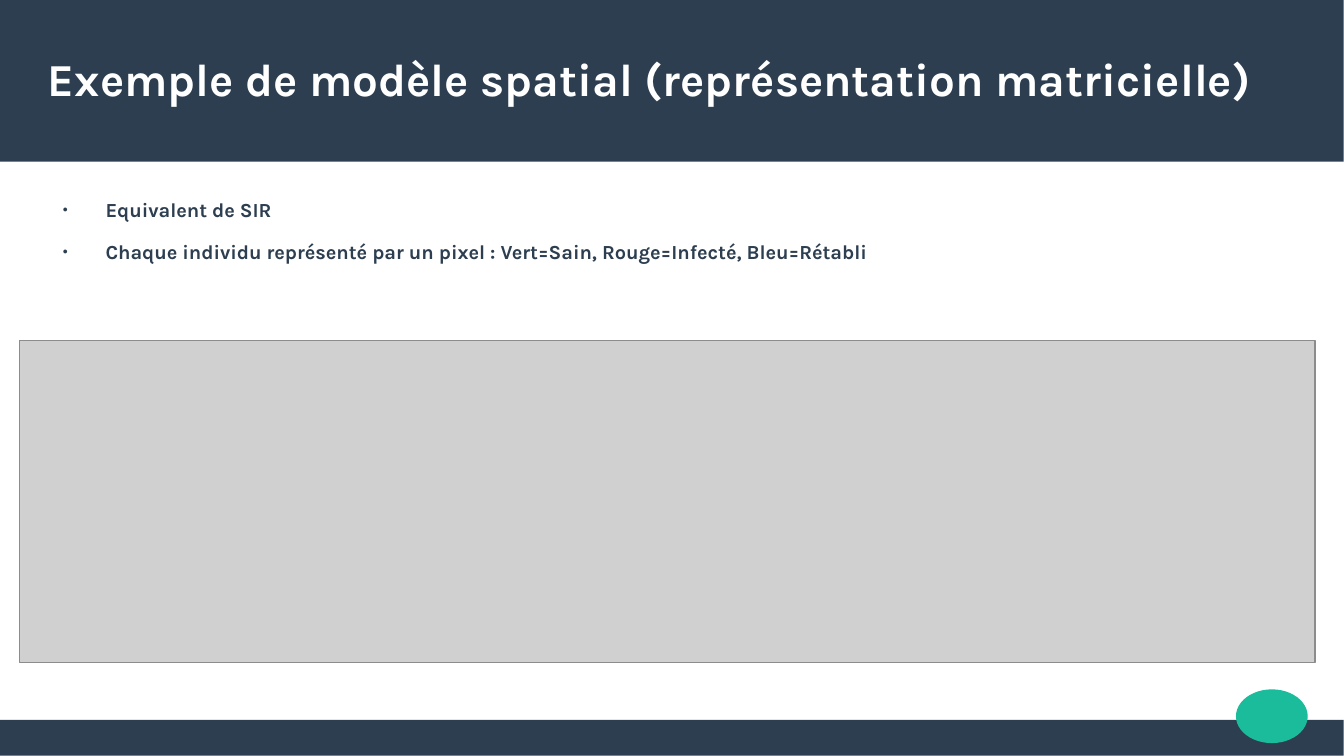
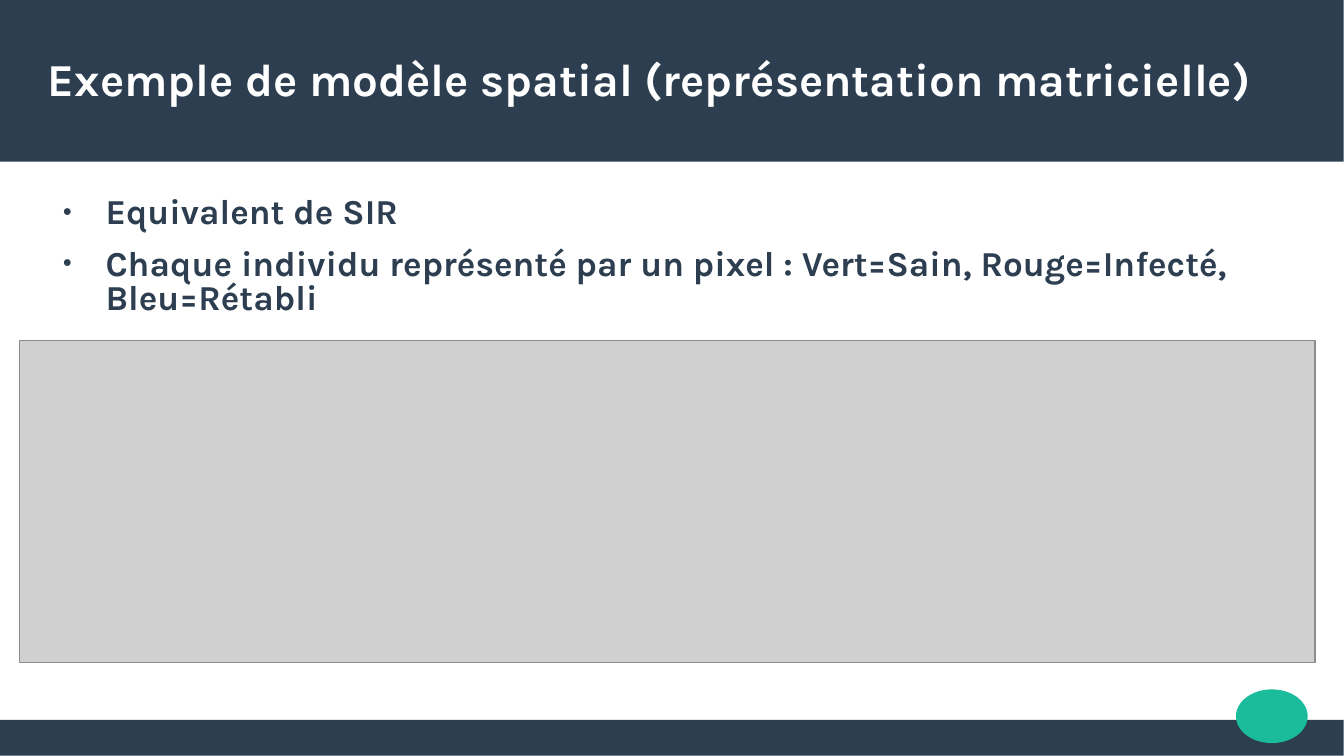
Before and after one commit to abedaton/epidemiology, a slide deck: slide 10 of toRendre/INFO-G1-presentation.pptx (slide 9 before the commit). Drawn at 1344x756 pixels with LibreOffice and Linux fonts; fonts in the diff are those of the drawing; grey boxes stand for pictures. Boxes give left, top, right and bottom in pixels: in the first picture for what was removed or moved away, otherwise in the second. Text is boxed around its words. In the diff, an @@ line names an element or a change of style, - is before the commit and + after.

```diff
--- a/toRendre/INFO-G1-presentation.pptx
+++ b/toRendre/INFO-G1-presentation.pptx
@@ text "Equivalent de SIR" at <box>106,199,1227,311</box>: size 11.8 to 20.8 pt; line spacing 1 to 0.8 @@
```
Also in this commit, not shown: 3 other slides changed, 1 slide added, 1 slide removed.
